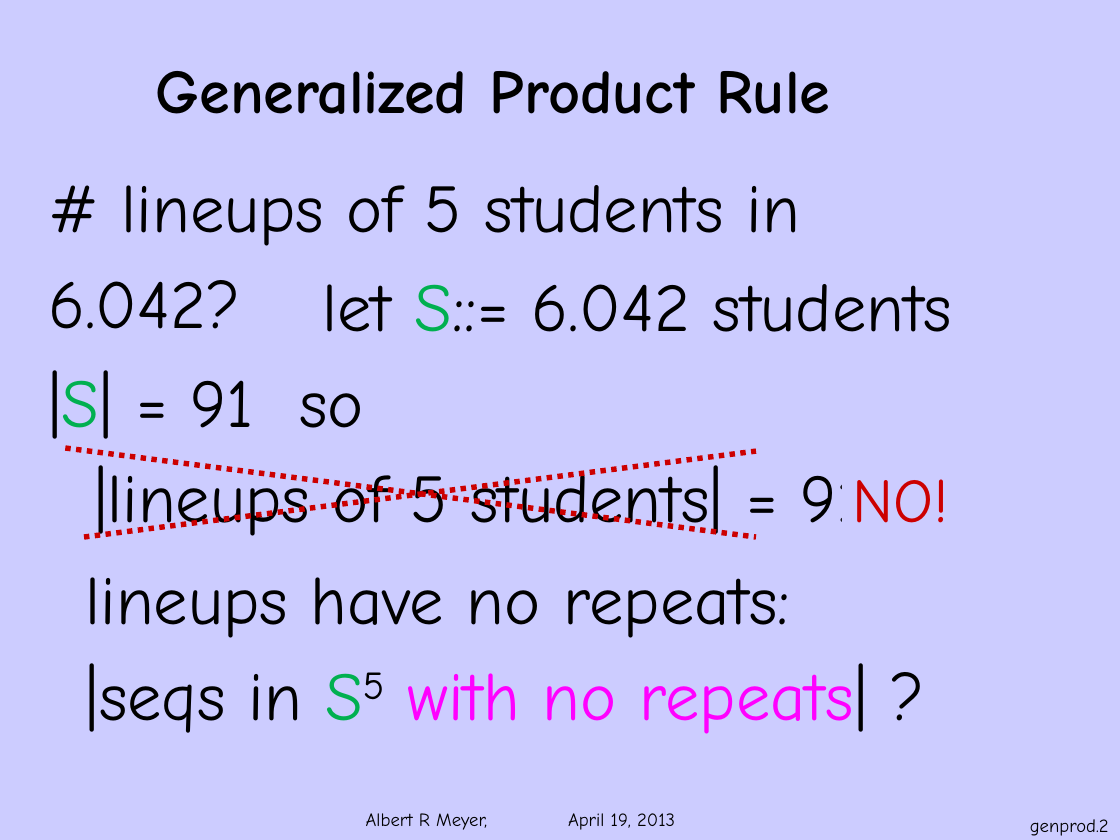
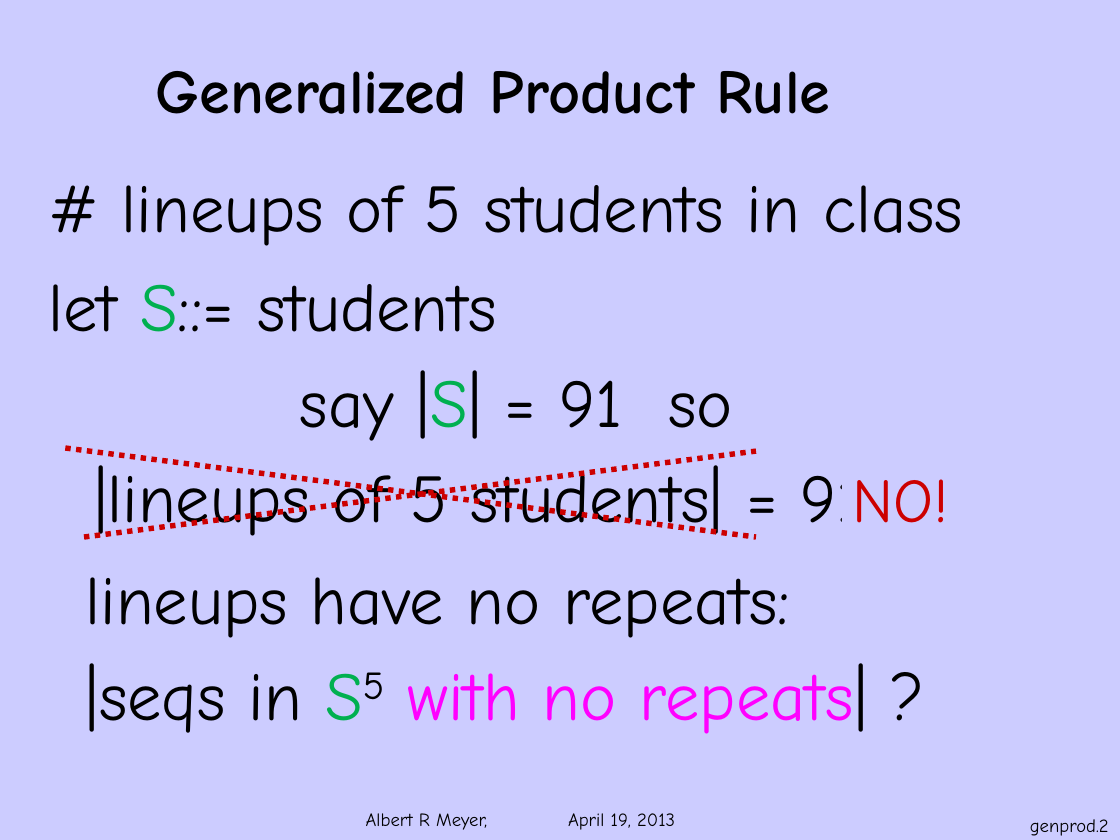
Before and after one commit to armeyer/mcs_web, a slide deck: slide 2 of spring13/slides13/genprod.pptx. Drawn at 1120x840 pixels with LibreOffice and Linux fonts; fonts in the diff are those of the drawing; background and template pictures are left out. Boxes give left, top, right and bottom in pixels: in the first picture for what was removed or moved away, otherwise in the second. Text is boxed around its words. In the diff, an @@ line names an element or a change of style, - is before the commit and + after.

```diff
--- a/spring13/slides13/genprod.pptx
+++ b/spring13/slides13/genprod.pptx
@@ text at (122,185,963,246): text changed @@
-# lineups of 5 students in
-6.042?
+# lineups of 5 students in class
@@ text at (48,284,733,441): text changed @@
-let S::= 6.042 students
-|S| = 91 so
+let S::= students
+say |S| = 91 so
```
Also in this commit, not shown: 5 other slides changed, 14 slides removed, 1 other file.
